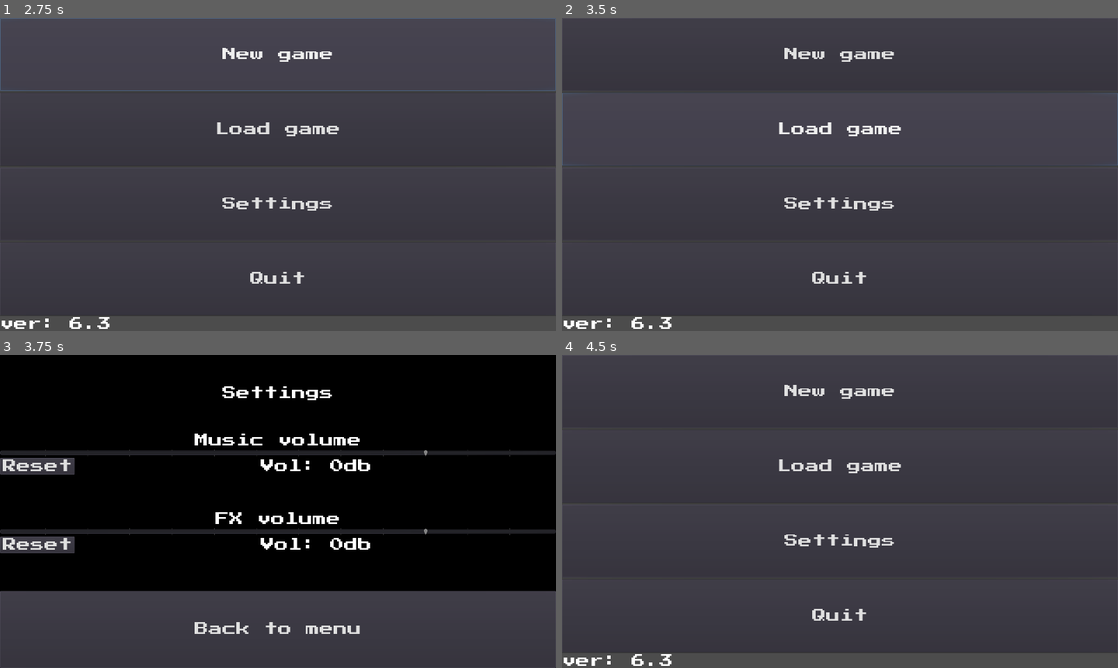
Above: before the commit, frames 1-4 (two rows, left to right).
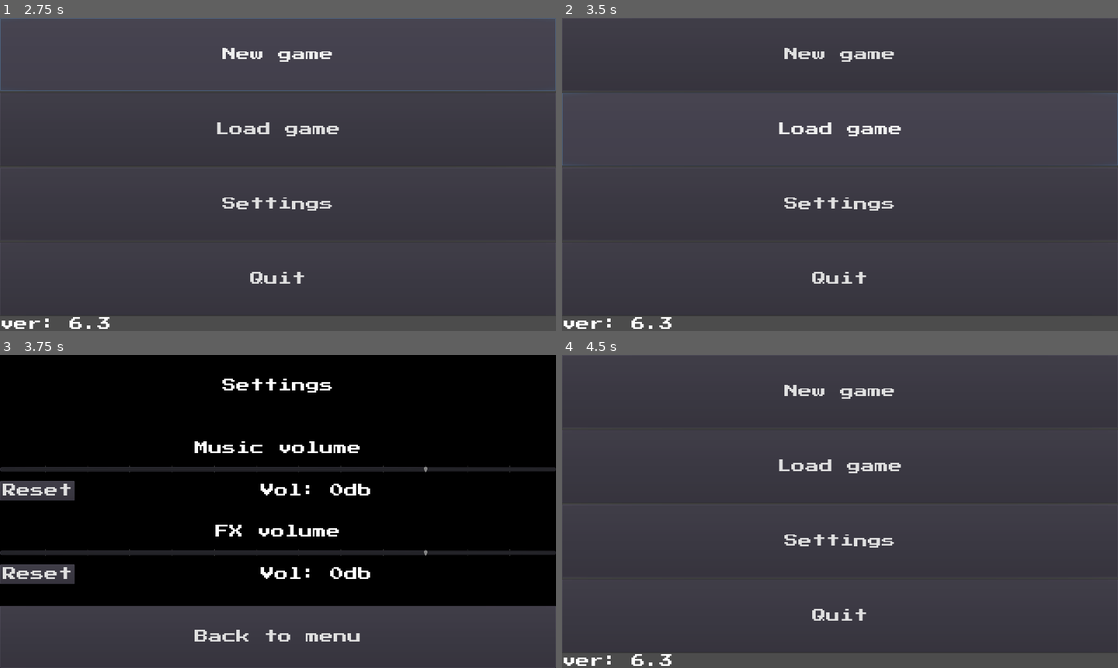
Above: after the commit, the same moments.

Repository: ordinary-dev/student-quest
Game: Godot game, scene res://Scenes/entry.tscn
Two runs of this game, one before a commit and one after it. Both use one fixed random seed, a clock stepped at 60 frames per second and the inputs below.
Inputs:
- Up to frame 1 (2.75 s): click "New game" at 0.5 s; click "New game" at 1.25 s; click "New game" at 2 s
- Up to frame 2 (3.5 s): click "Load game" at 2.75 s
- Up to frame 3 (3.75 s): click "Settings" at 3.5 s
- Up to frame 4 (4.5 s): click "Back to menu" at 4.25 s

Frames 1-2 are identical in both runs. In frame 3, 17% of the frame differs, in the area x 0-100%, y 7-92%; in frame 4, nothing differs.

Commit message:
Menu enhancement: button click sound, better settings layout

Diff:
--- a/Scenes/global/fx.tscn
+++ b/Scenes/global/fx.tscn
@@ -2,13 +2,29 @@
 
 [sub_resource type="GDScript" id=1]
 script/source = "extends AudioStreamPlayer
+
+var btn_click
+export (String) var btn_click_path
+
+# To play button click use this command:
+# get_node(\"/root/fx\").call(\"click1\")
+
+func click1():
+	self.stream = btn_click
+	self.play()
 
 func setAndPlay(path):
 	var obj = load(path)
 	if (self.stream != obj):
 		self.stream = obj
 	if (!self.playing):
-		self.play()"
+		self.play()
+
+func _ready():
+	# Keep button click sound in memory
+	# It may be used a lot of times
+	btn_click = load(btn_click_path)"
 
 [node name="AudioStreamPlayer" type="AudioStreamPlayer"]
 script = SubResource( 1 )
+btn_click_path = "res://Audio/fx/button_click_01.wav"
--- a/Scenes/global/ost.tscn
+++ b/Scenes/global/ost.tscn
@@ -16,5 +16,4 @@
 
 [node name="AudioStreamPlayer" type="AudioStreamPlayer"]
 stream = ExtResource( 1 )
-bus = "Background"
 script = SubResource( 1 )
--- a/Scenes/menu/menu.tscn
+++ b/Scenes/menu/menu.tscn
@@ -15,28 +15,35 @@
 # Path to scene that will show settings
 export(String) var settings
 
+
 func validate_scene(path):
 	# Make sure that path is defined
 	return path != \"\"
 
+
 func _on_ButtonNew_pressed():
+	get_node(\"/root/fx\").call(\"click1\")
 	if validate_scene(new_game):
 		assert(get_tree().change_scene(new_game) == OK)
 
 
 func _on_ButtonLoad_pressed():
+	get_node(\"/root/fx\").call(\"click1\")
 	if validate_scene(load_game):
 		assert(get_tree().change_scene(load_game) == OK)
 
 
 func _on_ButtonSettings_pressed():
+	get_node(\"/root/fx\").call(\"click1\")
 	if validate_scene(settings):
 		assert(get_tree().change_scene(settings) == OK)
 
 
 func _on_ButtonQuit_pressed():
+	get_node(\"/root/fx\").call(\"click1\")
 	get_node(\"/root/global\").call(\"write_file\")
 	get_tree().quit()
+
 
 func _ready():
 	# Show app version
--- a/Scenes/menu/settings.tscn
+++ b/Scenes/menu/settings.tscn
@@ -28,24 +28,29 @@
 
 
 func _on_HSlider_value_changed(value):
+	get_node(\"/root/fx\").call(\"click1\")
 	ost.volume_db = value
 	upd_label(value)
 
 
 func _on_HSliderFX_value_changed(value):
+	get_node(\"/root/fx\").call(\"click1\")
 	fx.volume_db = value
 	upd_fx(value)
 
 
 func _on_Button_pressed():
+	get_node(\"/root/fx\").call(\"click1\")
 	slider_ost.value = 0
 
 
 func _on_ButtonFX_pressed():
+	get_node(\"/root/fx\").call(\"click1\")
 	slider_fx.value = 0
 
 
 func _on_ButtonBack_pressed():
+	get_node(\"/root/fx\").call(\"click1\")
 	assert(get_tree().change_scene(return_to) == OK)
 
 
@@ -68,101 +73,110 @@
 [node name="VBoxContainer" type="VBoxContainer" parent="ColorRect"]
 anchor_right = 1.0
 anchor_bottom = 1.0
+custom_constants/separation = 50
 
 [node name="Label" type="Label" parent="ColorRect/VBoxContainer"]
 margin_right = 1280.0
-margin_bottom = 177.0
+margin_bottom = 142.0
 size_flags_vertical = 3
 text = "Settings"
 align = 1
 valign = 1
 
 [node name="VBoxContainer" type="VBoxContainer" parent="ColorRect/VBoxContainer"]
-margin_top = 181.0
+editor/display_folded = true
+margin_top = 192.0
 margin_right = 1280.0
-margin_bottom = 358.0
+margin_bottom = 334.0
 size_flags_vertical = 3
 
 [node name="Label" type="Label" parent="ColorRect/VBoxContainer/VBoxContainer"]
 margin_right = 1280.0
-margin_bottom = 32.0
+margin_bottom = 44.0
+size_flags_vertical = 7
 text = "Music volume"
 align = 1
 valign = 1
 
 [node name="HSlider" type="HSlider" parent="ColorRect/VBoxContainer/VBoxContainer"]
-margin_top = 36.0
+margin_top = 48.0
 margin_right = 1280.0
-margin_bottom = 52.0
+margin_bottom = 92.0
 size_flags_horizontal = 3
-size_flags_vertical = 1
+size_flags_vertical = 3
 min_value = -80.0
 max_value = 24.0
 step = 4.0
 tick_count = 14
 
 [node name="HBoxContainer" type="HBoxContainer" parent="ColorRect/VBoxContainer/VBoxContainer"]
-margin_top = 56.0
+margin_top = 96.0
 margin_right = 1280.0
-margin_bottom = 94.0
+margin_bottom = 142.0
+size_flags_vertical = 3
 
 [node name="Button" type="Button" parent="ColorRect/VBoxContainer/VBoxContainer/HBoxContainer"]
 margin_right = 172.0
-margin_bottom = 38.0
+margin_bottom = 46.0
 text = "Reset"
 
 [node name="Label" type="Label" parent="ColorRect/VBoxContainer/VBoxContainer/HBoxContainer"]
 margin_left = 176.0
-margin_top = 3.0
+margin_top = 7.0
 margin_right = 1280.0
-margin_bottom = 35.0
+margin_bottom = 39.0
 size_flags_horizontal = 3
 text = "Vol:"
 align = 1
 
 [node name="VBoxContainer2" type="VBoxContainer" parent="ColorRect/VBoxContainer"]
-margin_top = 362.0
+editor/display_folded = true
+margin_top = 384.0
 margin_right = 1280.0
-margin_bottom = 539.0
+margin_bottom = 526.0
 size_flags_vertical = 3
 
 [node name="Label" type="Label" parent="ColorRect/VBoxContainer/VBoxContainer2"]
 margin_right = 1280.0
-margin_bottom = 32.0
+margin_bottom = 44.0
+size_flags_vertical = 7
 text = "FX volume"
 align = 1
 valign = 1
 
 [node name="HSlider" type="HSlider" parent="ColorRect/VBoxContainer/VBoxContainer2"]
-margin_top = 36.0
+margin_top = 48.0
 margin_right = 1280.0
-margin_bottom = 52.0
+margin_bottom = 92.0
+size_flags_vertical = 3
 min_value = -80.0
 max_value = 24.0
 step = 4.0
 tick_count = 14
 
 [node name="HBoxContainer" type="HBoxContainer" parent="ColorRect/VBoxContainer/VBoxContainer2"]
-margin_top = 56.0
+editor/display_folded = true
+margin_top = 96.0
 margin_right = 1280.0
-margin_bottom = 94.0
+margin_bottom = 142.0
+size_flags_vertical = 3
 
 [node name="Button" type="Button" parent="ColorRect/VBoxContainer/VBoxContainer2/HBoxContainer"]
 margin_right = 172.0
-margin_bottom = 38.0
+margin_bottom = 46.0
 text = "Reset"
 
 [node name="Label" type="Label" parent="ColorRect/VBoxContainer/VBoxContainer2/HBoxContainer"]
 margin_left = 176.0
-margin_top = 3.0
+margin_top = 7.0
 margin_right = 1280.0
-margin_bottom = 35.0
+margin_bottom = 39.0
 size_flags_horizontal = 3
 text = "Vol:"
 align = 1
 
 [node name="Button" type="Button" parent="ColorRect/VBoxContainer"]
-margin_top = 543.0
+margin_top = 576.0
 margin_right = 1280.0
 margin_bottom = 720.0
 size_flags_vertical = 3
Not shown, added: Audio/fx/button_click_01.wav.import
Not shown, added: Audio/fx/button_click_01.wav
